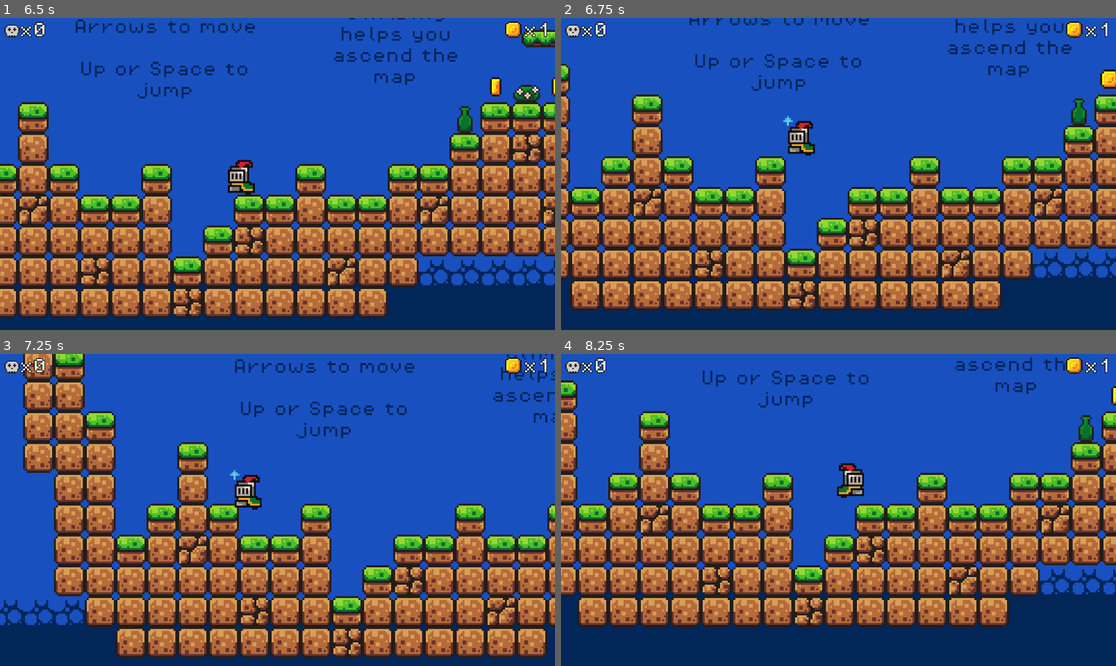
Above: before the commit, frames 1-4 (two rows, left to right).
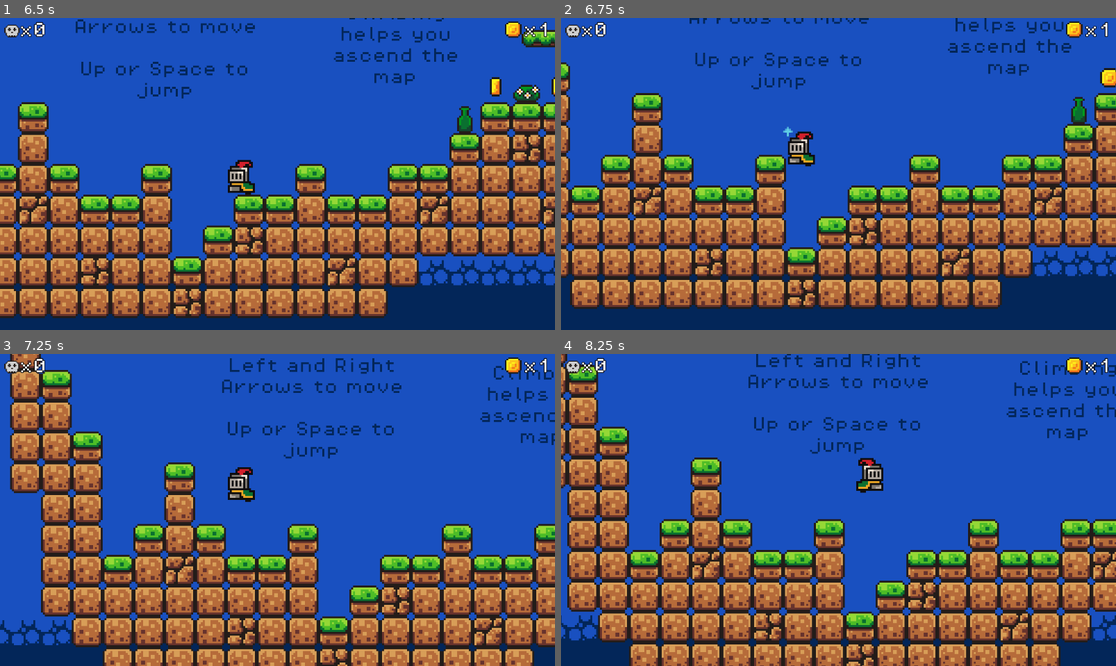
Above: after the commit, the same moments.

Repository: bdonet/FirstGameGodot
Game: Godot game, scene res://Scenes/game.tscn
The game is run twice, just before and just after one commit, with the same random seed, the same clock (stepped at 60 frames per second) and the same inputs.
Inputs:
- Up to frame 1 (6.5 s): hold Right (move_right) 0.53-2.03 s; tap Space (jump) at 0.6, 0.77, 1.07, 1.35, 1.52, 1.82, 2.1, 2.85, 3.02, 3.32, 3.6, 3.77, 4.07, 4.35, 4.52, 4.82, 5.1, 5.85, 6.02, 6.32 s; hold Left (move_left) 2.03-2.78 s; hold Right (move_right) 2.78-4.28 s; hold Left (move_left) 4.28-5.03 s; hold Right (move_right) 5.03-5.78 s; hold Left (move_left) from 5.78 s (still down)
- Up to frame 2 (6.75 s): keep holding Left (move_left); tap Space (jump) at 6.6 s
- Up to frame 3 (7.25 s): keep holding Left (move_left); tap Space (jump) at 6.77, 7.07 s
- Up to frame 4 (8.25 s): release Left (move_left) at 7.28 s; hold Right (move_right) from 7.28 s (still down); tap Space (jump) at 7.35, 7.52, 7.82, 8.1 s

Frame 1 is identical in both runs. In frame 2, 17% of the frame differs, in the area x 0-100%, y 0-94%; in frame 3, 48%; in frame 4, 59%, in the area x 0-100%, y 0-100%.

Commit message:
Rebuilt player movement to use object reflection
Just like the collision indicator, the detectors for coyote jump and
climbing were not reflecting. I made them reflect now, so jumping should
be more efficient and consistent

Diff:
--- a/Scenes/player.tscn
+++ b/Scenes/player.tscn
@@ -269,11 +269,7 @@
 position = Vector2(0, -7)
 shape = SubResource("CapsuleShape2D_ci2j7")
 
-[node name="CoyoteRayCastRight" type="RayCast2D" parent="."]
-position = Vector2(0, 1)
-target_position = Vector2(13, 0)
-
-[node name="CoyoteRayCastLeft" type="RayCast2D" parent="."]
+[node name="CoyoteRayCast" type="RayCast2D" parent="."]
 position = Vector2(0, 1)
 target_position = Vector2(-13, 0)
 
@@ -281,41 +277,23 @@
 position = Vector2(0, 1)
 target_position = Vector2(0, 14)
 
-[node name="AreaLevel1Right" parent="." instance=ExtResource("3_u0ss2")]
+[node name="AreaLevel1" parent="." instance=ExtResource("3_u0ss2")]
 position = Vector2(9, -8)
 
-[node name="AreaLevel1Left" parent="." instance=ExtResource("3_u0ss2")]
-position = Vector2(-9, -8)
-
-[node name="AreaLevel2Right" parent="." instance=ExtResource("3_u0ss2")]
+[node name="AreaLevel2" parent="." instance=ExtResource("3_u0ss2")]
 position = Vector2(9, -24)
 
-[node name="AreaLevel2Left" parent="." instance=ExtResource("3_u0ss2")]
-position = Vector2(-9, -24)
-
-[node name="AreaLevel3Right" parent="." instance=ExtResource("3_u0ss2")]
+[node name="AreaLevel3" parent="." instance=ExtResource("3_u0ss2")]
 position = Vector2(9, -40)
 
-[node name="AreaLevel3Left" parent="." instance=ExtResource("3_u0ss2")]
-position = Vector2(-9, -40)
-
-[node name="AreaLevel1RightSave" parent="." instance=ExtResource("3_u0ss2")]
+[node name="AreaLevel1Save" parent="." instance=ExtResource("3_u0ss2")]
 position = Vector2(13, -8)
 
-[node name="AreaLevel1LeftSave" parent="." instance=ExtResource("3_u0ss2")]
-position = Vector2(-13, -8)
-
-[node name="AreaLevel2RightSave" parent="." instance=ExtResource("3_u0ss2")]
+[node name="AreaLevel2Save" parent="." instance=ExtResource("3_u0ss2")]
 position = Vector2(13, -24)
 
-[node name="AreaLevel2LeftSave" parent="." instance=ExtResource("3_u0ss2")]
-position = Vector2(-13, -24)
-
-[node name="AreaLevel3RightSave" parent="." instance=ExtResource("3_u0ss2")]
+[node name="AreaLevel3Save" parent="." instance=ExtResource("3_u0ss2")]
 position = Vector2(13, -40)
-
-[node name="AreaLevel3LeftSave" parent="." instance=ExtResource("3_u0ss2")]
-position = Vector2(-13, -40)
 
 [connection signal="ready" from="." to="." method="_on_ready"]
 [connection signal="ready" from="ClimbIndicator" to="ClimbIndicator" method="_on_ready"]
--- a/Scripts/player.gd
+++ b/Scripts/player.gd
@@ -15,21 +15,15 @@
 var gravity = ProjectSettings.get_setting("physics/2d/default_gravity")
 
 @onready var animated_sprite = $AnimatedSprite2D
-@onready var coyote_ray_cast_right = $CoyoteRayCastRight
-@onready var coyote_ray_cast_left = $CoyoteRayCastLeft
+@onready var coyote_ray_cast = $CoyoteRayCast
 @onready var jump_save_ray_cast = $JumpSaveRayCast
-@onready var area_level_1_right = $AreaLevel1Right
-@onready var area_level_1_left = $AreaLevel1Left
-@onready var area_level_2_right = $AreaLevel2Right
-@onready var area_level_2_left = $AreaLevel2Left
-@onready var area_level_3_right = $AreaLevel3Right
-@onready var area_level_3_left = $AreaLevel3Left
-@onready var area_level_1_right_save = $AreaLevel1RightSave
-@onready var area_level_1_left_save = $AreaLevel1LeftSave
-@onready var area_level_2_right_save = $AreaLevel2RightSave
-@onready var area_level_2_left_save = $AreaLevel2LeftSave
-@onready var area_level_3_right_save = $AreaLevel3RightSave
-@onready var area_level_3_left_save = $AreaLevel3LeftSave
+@onready var area_level_1 = $AreaLevel1
+@onready var area_level_2 = $AreaLevel2
+@onready var area_level_3 = $AreaLevel3
+@onready var area_level_1_save = $AreaLevel1Save
+@onready var area_level_2_save = $AreaLevel2Save
+@onready var area_level_3_save = $AreaLevel3Save
+
 @onready var climb_indicator = $ClimbIndicator
 
 # Save the starting position so we know where to reset to on death
@@ -83,7 +77,7 @@
 		else:
 			animated_sprite.play("jump")
 				# Handle jump.
-		if (Input.is_action_just_pressed("jump") or jumpSaved) and (is_on_floor() or (coyote_ray_cast_left.is_colliding() and direction > 0) or (coyote_ray_cast_right.is_colliding() and direction < 0)):
+		if (Input.is_action_just_pressed("jump") or jumpSaved) and (is_on_floor() or (coyote_ray_cast.is_colliding())):
 			velocity.y = JUMP_VELOCITY
 			jumpSaved = false
 
@@ -92,46 +86,52 @@
 			jumpSaved = true
 
 		# Handle climb
-		if Input.is_action_just_pressed("jump") or climbSaved == ClimbType.SaveRight or climbSaved == ClimbType.SaveLeft:
+		if Input.is_action_just_pressed("jump") or climbSaved == ClimbType.Save:
 			jumpSaved = false
 			var climbType = GetClimbType()
-			if climbType == ClimbType.RightLow:
+			if climbType == ClimbType.Low:
 				velocity.y = LOW_CLIMB_VELOCITY
 				climbSaved = ClimbType.None
-			elif climbType == ClimbType.LeftLow:
-				velocity.y = LOW_CLIMB_VELOCITY
-				climbSaved = ClimbType.None
-			elif climbType == ClimbType.RightHigh:
-				velocity.y = HIGH_CLIMB_VELOCITY
-				climbSaved = ClimbType.None
-			elif climbType == ClimbType.LeftHigh:
+			elif climbType == ClimbType.High:
 				velocity.y = HIGH_CLIMB_VELOCITY
 				climbSaved = ClimbType.None
 
 		# Handle climb just before valid climbing
-		if Input.is_action_just_pressed("jump") and !is_on_floor() and (GetClimbType() == ClimbType.SaveRight or GetClimbType() == ClimbType.SaveLeft):
+		if Input.is_action_just_pressed("jump") and !is_on_floor() and (GetClimbType() == ClimbType.Save):
 			climbSaved = GetClimbType()
 
 		# Reset climb saving when on ground
 		if is_on_floor():
 			climbSaved = ClimbType.None
 
-		# Flip the sprite to face the current direction
+		# Flip the sprites and movement objects to face the current direction
 		if direction > 0:
 			animated_sprite.flip_h = false
+			climb_indicator.offset.x = abs(climb_indicator.offset.x)
+			coyote_ray_cast.target_position.x = -abs(coyote_ray_cast.target_position.x)
+			area_level_1.position.x = abs(area_level_1.position.x)
+			area_level_2.position.x = abs(area_level_2.position.x)
+			area_level_3.position.x = abs(area_level_3.position.x)
+			area_level_1_save.position.x = abs(area_level_1_save.position.x)
+			area_level_2_save.position.x = abs(area_level_2_save.position.x)
+			area_level_3_save.position.x = abs(area_level_3_save.position.x)
 		elif direction < 0:
 			animated_sprite.flip_h = true
+			climb_indicator.offset.x = -abs(climb_indicator.offset.x)
+			coyote_ray_cast.target_position.x = abs(coyote_ray_cast.target_position.x)
+			area_level_1.position.x = -abs(area_level_1.position.x)
+			area_level_2.position.x = -abs(area_level_2.position.x)
+			area_level_3.position.x = -abs(area_level_3.position.x)
+			area_level_1_save.position.x = -abs(area_level_1_save.position.x)
+			area_level_2_save.position.x = -abs(area_level_2_save.position.x)
+			area_level_3_save.position.x = -abs(area_level_3_save.position.x)
 
 		# Display an indicator if a climb is possible
 		var currentClimbType = GetClimbType()
-		if (currentClimbType == ClimbType.None or currentClimbType == ClimbType.SaveRight or currentClimbType == ClimbType.SaveLeft):
+		if (currentClimbType == ClimbType.None or currentClimbType == ClimbType.Save):
 			climb_indicator.visible = false
 		else:
 			climb_indicator.visible = true
-			if (currentClimbType == ClimbType.RightLow or currentClimbType == ClimbType.RightHigh):
-				climb_indicator.offset.x = abs(climb_indicator.offset.x)
-			else:
-				climb_indicator.offset.x = -abs(climb_indicator.offset.x)
 
 		# Move the player
 		if direction:
@@ -144,26 +144,17 @@
 
 enum ClimbType {
 	None,
-	RightLow,
-	LeftLow,
-	RightHigh,
-	LeftHigh,
-	SaveRight,
-	SaveLeft
+	Low,
+	High,
+	Save
 }
 
 func GetClimbType():
-	if area_level_1_right.isColliding and !area_level_2_right.isColliding and animated_sprite.flip_h == false:
-		return ClimbType.RightLow
-	elif area_level_1_left.isColliding and !area_level_2_left.isColliding and animated_sprite.flip_h == true:
-		return ClimbType.LeftLow
-	elif area_level_2_right.isColliding and !area_level_3_right.isColliding and animated_sprite.flip_h == false:
-		return ClimbType.RightHigh
-	elif area_level_2_left.isColliding and !area_level_3_left.isColliding and animated_sprite.flip_h == true:
-		return ClimbType.LeftHigh
-	elif area_level_1_right_save.isColliding or area_level_2_right_save.isColliding or area_level_3_right_save.isColliding:
-		return ClimbType.SaveRight
-	elif area_level_1_left_save.isColliding or area_level_2_left_save.isColliding or area_level_3_left_save.isColliding:
-		return ClimbType.SaveLeft
+	if area_level_1.isColliding and !area_level_2.isColliding:
+		return ClimbType.Low
+	elif area_level_2.isColliding and !area_level_3.isColliding:
+		return ClimbType.High
+	elif area_level_1_save.isColliding or area_level_2_save.isColliding or area_level_3_save.isColliding:
+		return ClimbType.Save
 
 	return ClimbType.None
